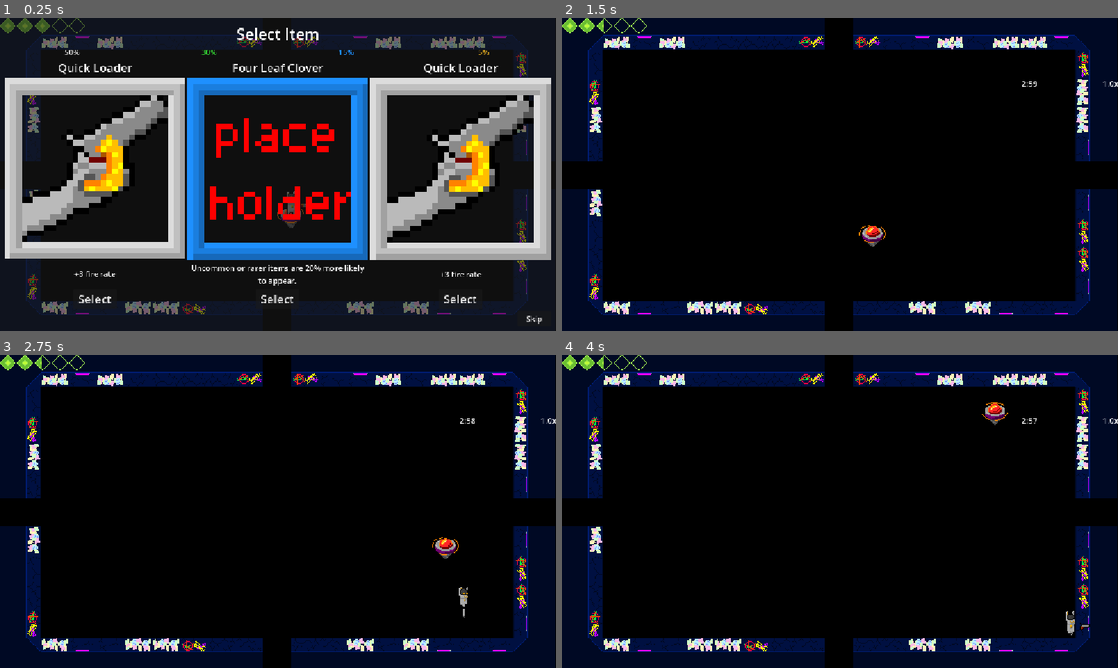
Above: before the commit, frames 1-4 (two rows, left to right).
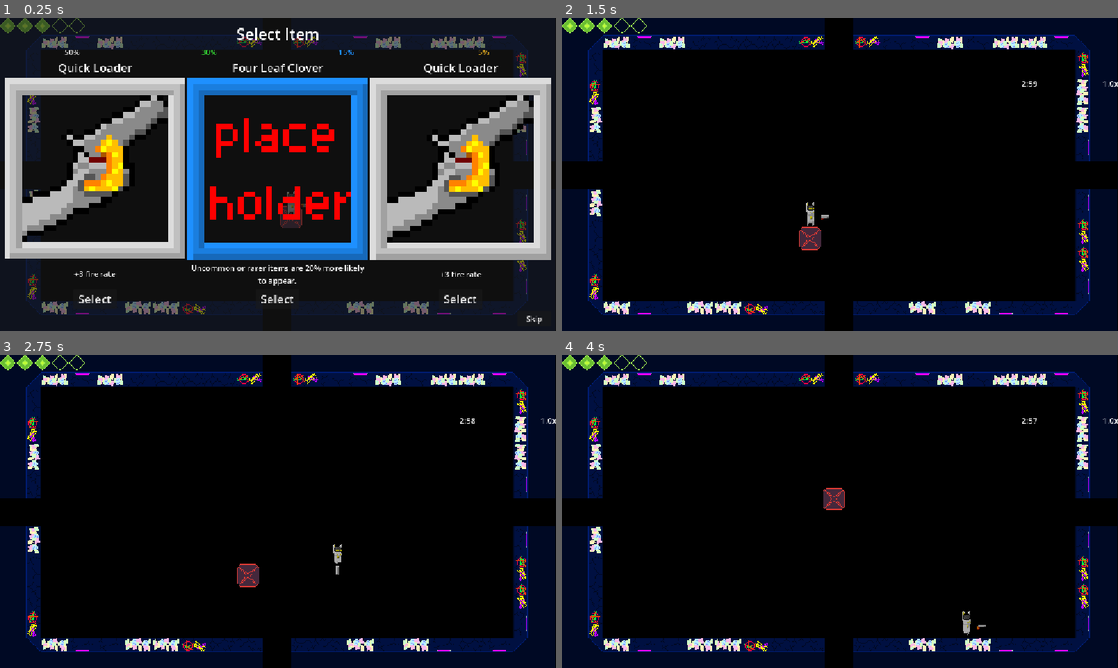
Above: after the commit, the same moments.

Repository: LitaDev-nsfw/Vector
Game: Godot game, scene res://Scenes/game.tscn
The game is run twice, just before and just after one commit, with the same random seed, the same clock (stepped at 60 frames per second) and the same inputs.
Inputs (mouse positions are in pixels of both pictures, inside the frame that each line leads up to):
- Up to frame 1 (0.25 s): no input
- Up to frame 2 (1.5 s): click "Skip" at 0.5 s; click "Confirm?" at 1.25 s
- Up to frame 3 (2.75 s): move the mouse to (400, 495) at 2.02 s; hold D (move_right) from 2.03 s (still down); tap Down (aim_down) at 2.1 s
- Up to frame 4 (4 s): move the mouse to (728, 527) at 2.77 s; release D (move_right) at 2.78 s; hold S (move_down) 2.78-3.53 s; tap Left (aim_left) at 2.85 s; move the mouse to (895, 442) at 3.52 s; hold D (move_right) from 3.53 s (still down); tap Right (aim_right) at 3.6 s

The runs differ from the first frame. In frame 1, 0.1% of the frame differs, in the area x 49-55%, y 60-68%; in frame 2, 0.6%; in frame 3, 0.7%; in frame 4, 0.7%, in the area x 7-95%, y 0-90%.

Commit message:
teleporter and spider (WIP)

Diff:
--- /dev/null
+++ b/Data/Scripts/States/Enemy States/attack_charge.gd
@@ -0,0 +1,41 @@
+extends State
+
+
+@export var attack_delay_timer: Timer
+@export var attack_windup_timer: Timer
+@export var attack_windup: float = 1.0
+
+var finished_attack = false
+var line
+
+@onready var state_owner: Enemy = get_parent().get_parent()
+@onready var player: Player = get_tree().get_first_node_in_group("Player")
+
+func begin_state():
+	attack_windup_timer.start(attack_windup)
+	state_owner.play_animation("charge", 1.0/attack_windup)
+	state_owner.velocity = Vector2()
+
+
+func update(_delta: float):
+	if G.halt_actions or state_owner.frozen:
+		return
+	if state_owner.optional_weapon_sprite:
+		state_owner.weapon_sprite_container.rotation = snapped(state_owner.global_position.angle_to_point(player.global_position),0.01)
+
+	if !attack_delay_timer.is_stopped():
+		return
+	if attack_windup_timer and !attack_windup_timer.is_stopped():
+		return
+	if !line:
+		line = [state_owner.global_position, player.global_position]
+	if !finished_attack:
+		state_owner.velocity = (line[1] - line[0]).normalized() * state_owner.move_speed
+		state_owner.move_and_slide()
+		if snapped(state_owner.velocity.angle(),.001) != snapped((line[1]-line[0]).angle(),.001):
+			finished_attack = true
+			state_owner.velocity = Vector2()
+			state_owner.play_animation("stunned")
+			attack_delay_timer.start(state_owner.attack_delay)
+	if finished_attack and attack_delay_timer.is_stopped():
+		state_machine.change_state("idle")
--- /dev/null
+++ b/Data/Scripts/States/Enemy States/idle_teleport.gd
@@ -0,0 +1,56 @@
+extends State
+
+@export var detection_hitbox: Area2D
+@export var line_of_sight: RayCast2D
+@export var teleport_checker: Area2D
+@export var teleport_radius: float
+@export var teleport_cooldown: float = 1.0
+
+var target_point: Vector2
+var current_teleport_cooldown: float = 0
+
+@onready var player: Player = get_tree().get_first_node_in_group("Player")
+@onready var state_owner: Enemy = get_parent().get_parent()
+
+
+
+func update(delta: float):
+	if G.halt_actions or state_owner.frozen:
+		return
+	if current_teleport_cooldown > 0:
+		print("Running out cooldown")
+		state_owner.play_animation("idle")
+		current_teleport_cooldown -= delta
+	elif target_point == Vector2():
+		print("Selecting point")
+		var vector: Vector2 = Vector2(randf_range(max(0,min(20,teleport_radius-20)),teleport_radius),0)
+		vector = vector.rotated(randf_range(0,TAU))
+		target_point = state_owner.position + vector
+		var room: Room = state_owner.get_parent()#.get_parent()
+		teleport_checker.position = vector
+		await get_tree().create_timer(.01).timeout
+		if room.is_inside_room(target_point) and !teleport_checker.has_overlapping_bodies():
+			state_owner.position = target_point
+			current_teleport_cooldown = teleport_cooldown
+		target_point = Vector2()
+
+	#print(detection_hitbox)
+	if detection_hitbox:
+		if !detection_hitbox.has_overlapping_bodies():
+			return
+		var player_found = false
+		for body in detection_hitbox.get_overlapping_bodies():
+			if body is Player:
+				player_found = true
+				break
+		if !player_found: return
+	if line_of_sight:
+		line_of_sight.target_position = player.global_position - line_of_sight.global_position
+		line_of_sight.force_raycast_update()
+		if not line_of_sight.get_collider() is Player:
+			return
+	#print("test")
+	if state_machine.states.has("chase"):
+		state_machine.change_state("chase")
+	elif state_machine.states.has("attack"):
+		state_machine.change_state("attack")
--- a/Data/Scripts/room.gd
+++ b/Data/Scripts/room.gd
@@ -38,6 +38,7 @@
 @onready var wall_tilemap: TileMapLayer = find_child("OuterWall")
 @onready var player: Player = get_tree().get_first_node_in_group("Player")
 @onready var enemies: Node2D = find_child("Enemies")
+@onready var bounds: Polygon2D = find_child("Bounds")
 
 const TRANSITION_TIME = 1.0
 const ENTRANCE_PLACEMENT_OFFSET = 32
@@ -61,6 +62,10 @@
 		if wall_tilemap.get_cell_atlas_coords(door_tile_coords[direction]) == door_atlas_coords[direction]:
 			wall_tilemap.erase_cell(door_tile_coords[direction])
 
+func is_inside_room(point: Vector2):
+	print("Point: "+str(point))
+	print("Polygon: "+str(bounds.polygon))
+	return Geometry2D.is_point_in_polygon(point,bounds.polygon)
 
 func _ready():
 	room_exited.connect(E._on_room_exited)
--- /dev/null
+++ b/Scenes/Enemies/spider.tscn
@@ -0,0 +1,23 @@
+[gd_scene format=3 uid="uid://ddkb3qbykohsj"]
+
+[ext_resource type="PackedScene" uid="uid://du3qu1tudrtpa" path="res://Scenes/enemy.tscn" id="1_5ews5"]
+[ext_resource type="Script" uid="uid://c1xmwuyh14d52" path="res://Data/Scripts/States/Enemy States/idle_wander.gd" id="2_kvhtq"]
+[ext_resource type="Script" uid="uid://dkun044bxr2o6" path="res://Data/Scripts/States/Enemy States/attack_charge.gd" id="3_kvhtq"]
+
+[node name="Spider" unique_id=1631603036 instance=ExtResource("1_5ews5")]
+
+[node name="AttackWindup" type="Timer" parent="." index="2" unique_id=465933000]
+one_shot = true
+
+[node name="Idle" type="Node" parent="StateMachine" parent_id_path=PackedInt32Array(206549298) index="0" unique_id=11419505 node_paths=PackedStringArray("line_of_sight")]
+script = ExtResource("2_kvhtq")
+line_of_sight = NodePath("../../LineOfSight")
+wander_radius = 30.0
+wander_cooldown = 1.5
+metadata/_custom_type_script = "uid://4yulkrqdi05f"
+
+[node name="Attack" type="Node" parent="StateMachine" parent_id_path=PackedInt32Array(206549298) index="1" unique_id=241027862 node_paths=PackedStringArray("attack_delay_timer", "attack_windup_timer")]
+script = ExtResource("3_kvhtq")
+attack_delay_timer = NodePath("../../AttackDelay")
+attack_windup_timer = NodePath("../../AttackWindup")
+metadata/_custom_type_script = "uid://4yulkrqdi05f"
--- /dev/null
+++ b/Scenes/Enemies/teleporter.tscn
@@ -0,0 +1,38 @@
+[gd_scene format=3 uid="uid://ccuxgscontc6h"]
+
+[ext_resource type="PackedScene" uid="uid://du3qu1tudrtpa" path="res://Scenes/enemy.tscn" id="1_ynsjr"]
+[ext_resource type="Script" uid="uid://hl3y65i421mq" path="res://Data/Scripts/States/Enemy States/idle_teleport.gd" id="2_wtshj"]
+[ext_resource type="Script" uid="uid://b7taqorvmqwtu" path="res://Data/Scripts/States/Enemy States/shoot_stationary.gd" id="3_wtshj"]
+
+[sub_resource type="CircleShape2D" id="CircleShape2D_wtshj"]
+radius = 68.46897
+
+[sub_resource type="CircleShape2D" id="CircleShape2D_ynsjr"]
+radius = 17.0
+
+[node name="Teleporter" unique_id=1631603036 instance=ExtResource("1_ynsjr")]
+
+[node name="StateMachine" parent="." index="2" unique_id=206549298 node_paths=PackedStringArray("default_state")]
+default_state = NodePath("Idle")
+
+[node name="Idle" type="Node" parent="StateMachine" index="0" unique_id=1940146735 node_paths=PackedStringArray("detection_hitbox", "teleport_checker")]
+script = ExtResource("2_wtshj")
+detection_hitbox = NodePath("../../DetectionHitbox")
+teleport_checker = NodePath("../../TeleportChecker")
+teleport_radius = 100.0
+metadata/_custom_type_script = "uid://4yulkrqdi05f"
+
+[node name="Attack" type="Node" parent="StateMachine" index="1" unique_id=1833910413 node_paths=PackedStringArray("detection_area", "attack_delay_timer")]
+script = ExtResource("3_wtshj")
+detection_area = NodePath("../../DetectionHitbox")
+attack_delay_timer = NodePath("../../AttackDelay")
+metadata/_custom_type_script = "uid://4yulkrqdi05f"
+
+[node name="CollisionShape2D" type="CollisionShape2D" parent="DetectionHitbox" parent_id_path=PackedInt32Array(187940754) index="0" unique_id=1210342870]
+shape = SubResource("CircleShape2D_wtshj")
+
+[node name="TeleportChecker" type="Area2D" parent="." index="10" unique_id=658496451]
+collision_layer = 0
+
+[node name="CollisionShape2D" type="CollisionShape2D" parent="TeleportChecker" index="0" unique_id=1123145827]
+shape = SubResource("CircleShape2D_ynsjr")
--- a/Scenes/base_room.tscn
+++ b/Scenes/base_room.tscn
@@ -416,6 +416,10 @@
 [node name="Room" type="Node2D" unique_id=1415294416]
 script = ExtResource("1_rqups")
 
+[node name="Bounds" type="Polygon2D" parent="." unique_id=1670574071]
+color = Color(1, 1, 1, 0)
+polygon = PackedVector2Array(-288, -192, 256, -192, 256, 96, -288, 96)
+
 [node name="Background" type="Sprite2D" parent="." unique_id=73276614]
 z_index = -1
 texture = ExtResource("1_n8ynd")
--- a/Scenes/game.tscn
+++ b/Scenes/game.tscn
@@ -3,7 +3,7 @@
 [ext_resource type="Texture2D" uid="uid://p4uijrce3q4d" path="res://Assets/Sprites/large_point_light.png" id="2_1phco"]
 [ext_resource type="Script" uid="uid://n87epj2ltqdw" path="res://Data/Scripts/level.gd" id="2_ewbju"]
 [ext_resource type="PackedScene" uid="uid://dbtgpv01w0f1x" path="res://Scenes/base_room.tscn" id="2_nnt18"]
-[ext_resource type="PackedScene" uid="uid://caktgo75008vf" path="res://Scenes/spinner.tscn" id="5_h4fw4"]
+[ext_resource type="PackedScene" uid="uid://ccuxgscontc6h" path="res://Scenes/Enemies/teleporter.tscn" id="5_ldgsr"]
 [ext_resource type="PackedScene" uid="uid://7ece84hg3lnd" path="res://Scenes/player.tscn" id="5_v158k"]
 [ext_resource type="Script" uid="uid://dovlcp7gobgyc" path="res://Data/Scripts/pause_menu.gd" id="9_h4fw4"]
 [ext_resource type="PackedScene" uid="uid://c5r225hc58dkc" path="res://Scenes/options_page.tscn" id="10_ldgsr"]
@@ -35,7 +35,7 @@
 [node name="StartingRoom" parent="Level" unique_id=1415294416 instance=ExtResource("2_nnt18")]
 has_enemies = false
 
-[node name="Spinner" parent="Level/StartingRoom" unique_id=1631603036 instance=ExtResource("5_h4fw4")]
+[node name="Teleporter" parent="Level/StartingRoom" unique_id=1631603036 instance=ExtResource("5_ldgsr")]
 
 [node name="UI" type="CanvasLayer" parent="." unique_id=498555873]
 script = ExtResource("18_85qyi")
Not shown, added: Data/Scripts/States/Enemy States/attack_charge.gd.uid
Not shown, added: Data/Scripts/States/Enemy States/idle_teleport.gd.uid
